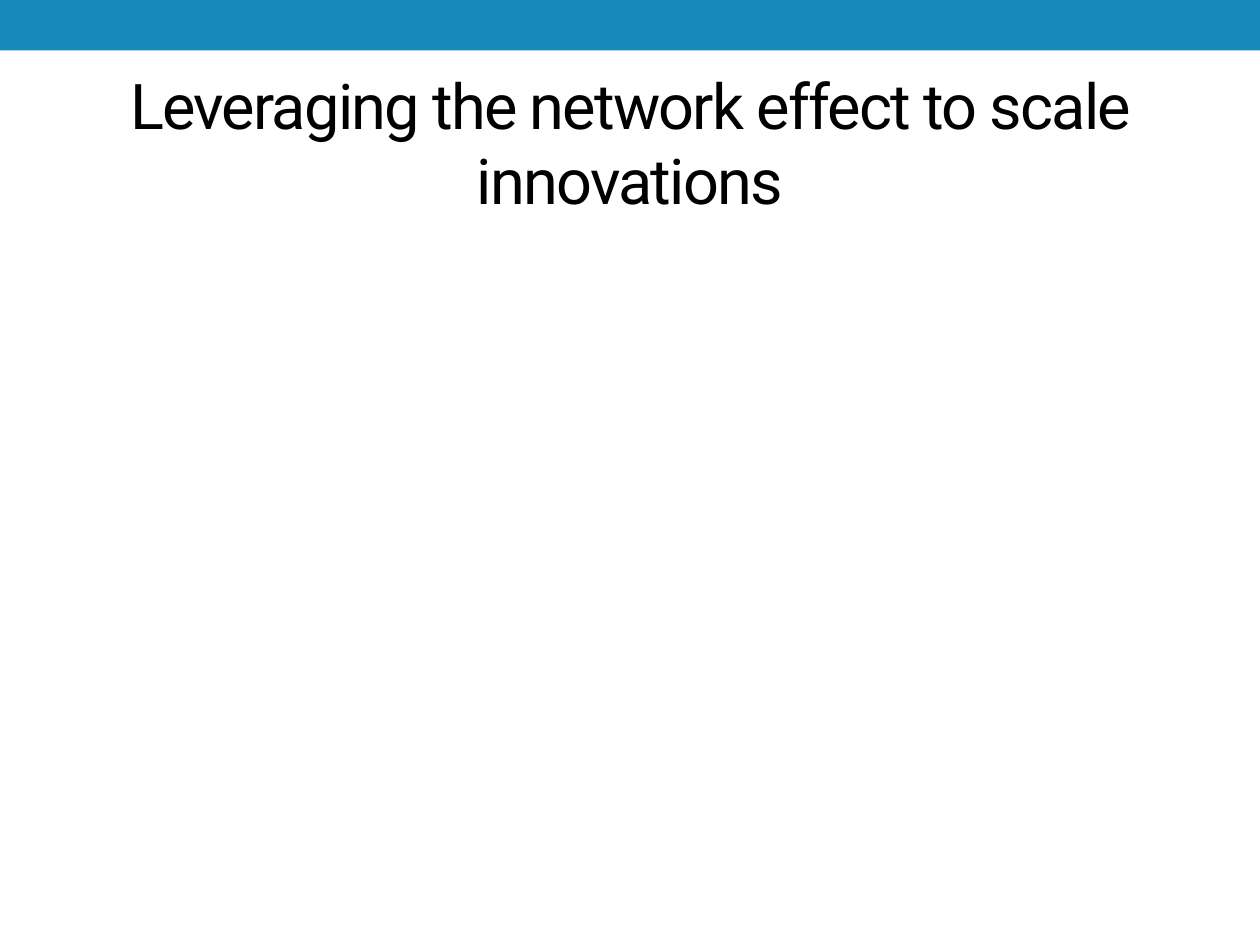
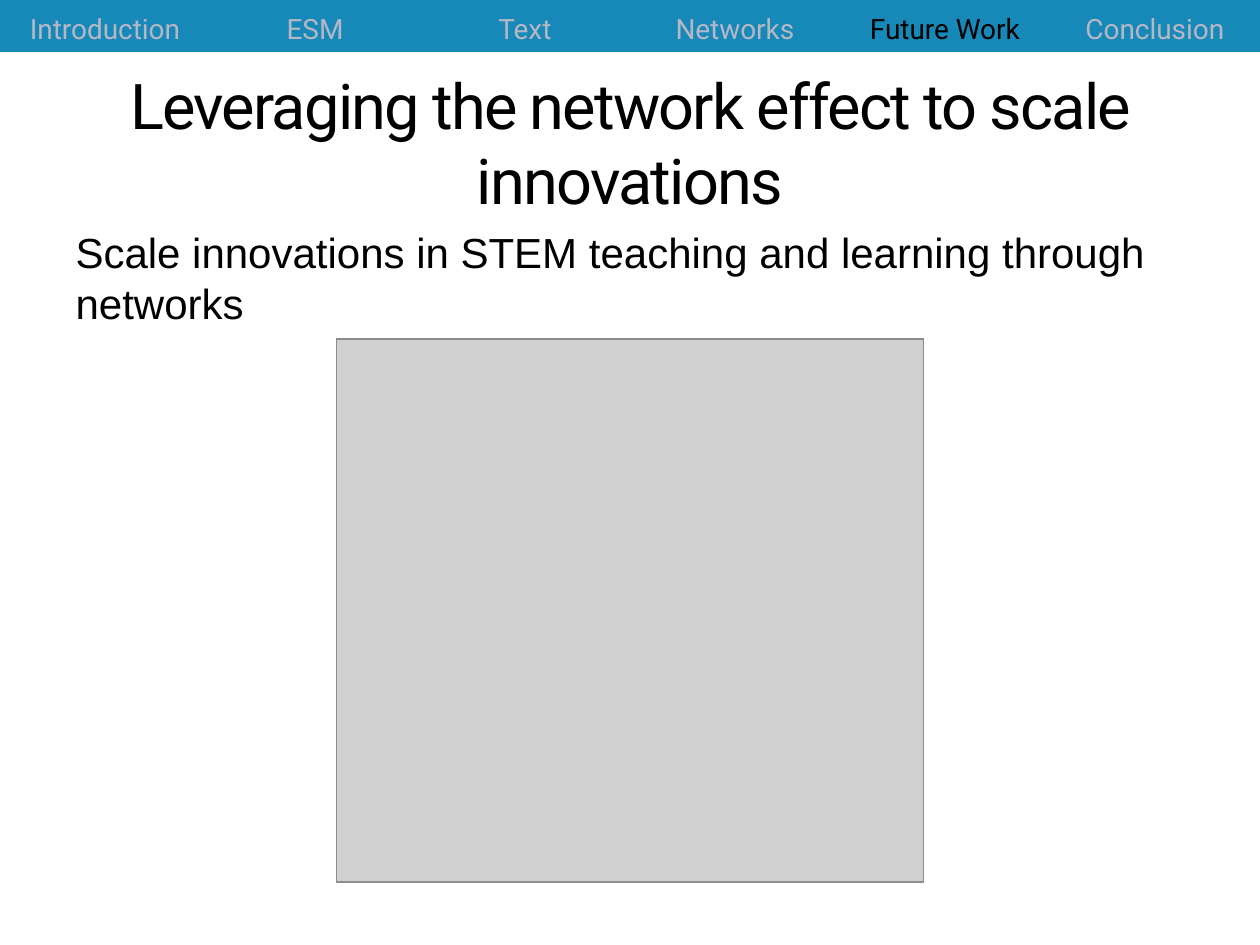
Before and after one commit to jrosen48/job-talk, a slide deck: slide 48 of 2018-1-15-Rosenberg-UT-Knoxville-talk.pptx (slide 33 before the commit). Drawn at 1260x945 pixels with LibreOffice and Linux fonts; fonts in the diff are those of the drawing; grey boxes stand for pictures. Boxes give left, top, right and bottom in pixels: in the first picture for what was removed or moved away, otherwise in the second. Text is boxed around its words. In the diff, an @@ line names an element or a change of style, - is before the commit and + after.

```diff
--- a/2018-1-15-Rosenberg-UT-Knoxville-talk.pptx
+++ b/2018-1-15-Rosenberg-UT-Knoxville-talk.pptx
@@ table added at box(0, 0, 1260, 53), 1 rows, 6 columns @@
+Introduction | ESM | Text | Networks | Future Work | Conclusion
@@ text added at box(76, 237, 1144, 320), 24 pt, text #000000 @@
+Scale innovations in STEM teaching and learning through networks
@@ picture added at box(336, 339, 924, 882) @@
```
Also in this commit, not shown: 33 other slides changed, 20 slides added, 6 slides removed, 2 other files.
